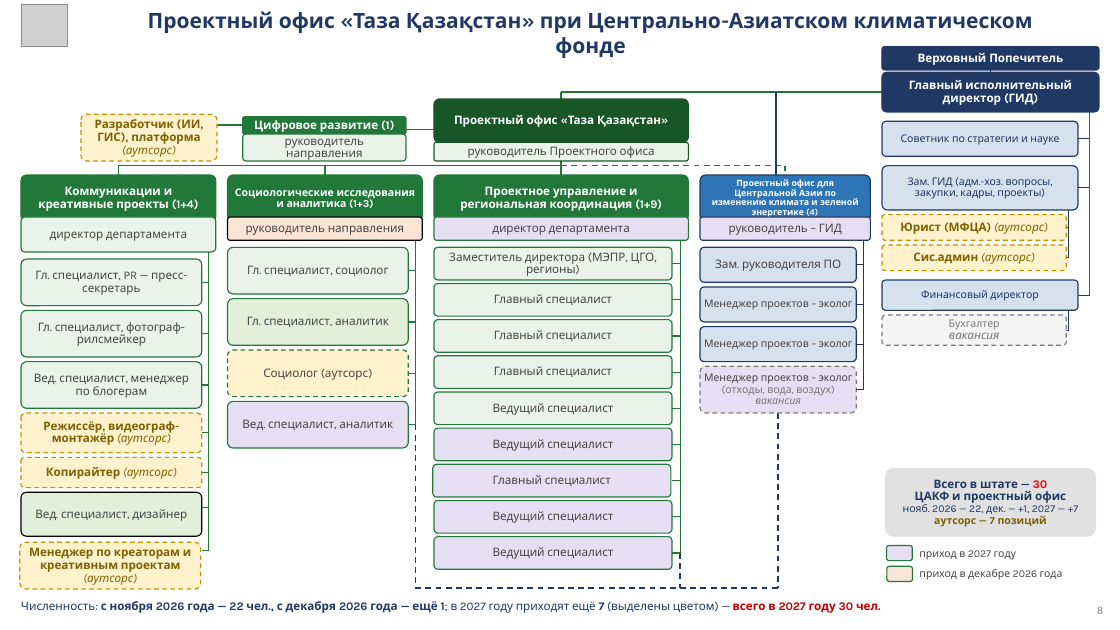
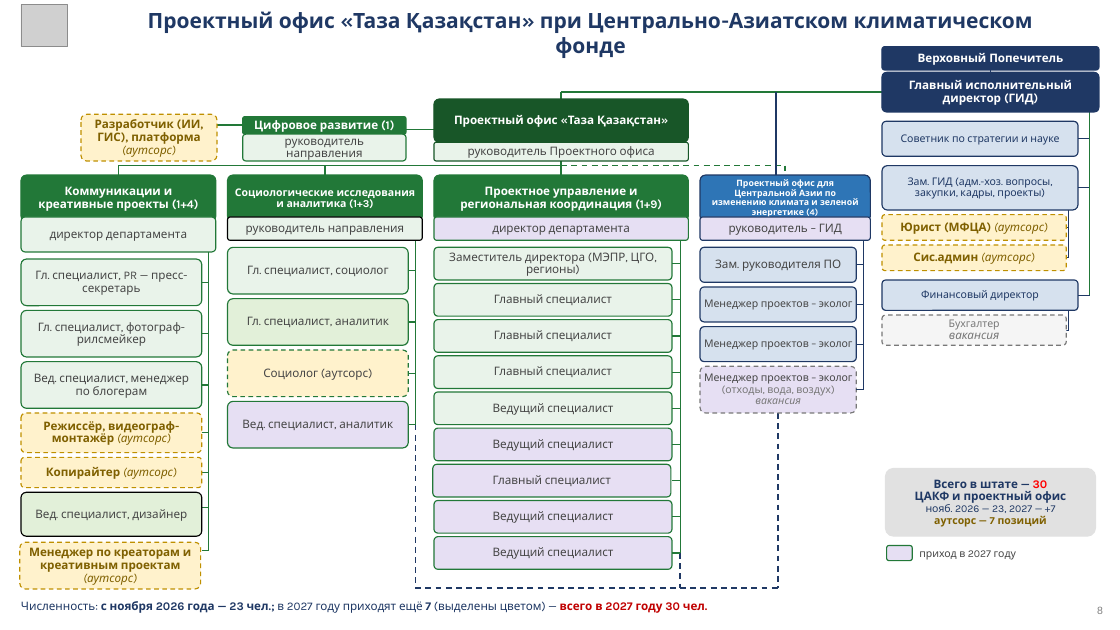
Before and after one commit to murat01042014/obsidian-vault, a slide deck: slide 8 of TAZA/_документы/Презентация Таза Қазақстан – Проектный офис.pptx. Drawn at 1120x630 pixels with LibreOffice and Linux fonts; fonts in the diff are those of the drawing; grey boxes stand for pictures. Boxes give left, top, right and bottom in pixels: in the first picture for what was removed or moved away, otherwise in the second. Text is boxed around its words. In the diff, an @@ line names an element or a change of style, - is before the commit and + after.

```diff
--- a/TAZA/_документы/Презентация Таза Қазақстан – Проектный офис.pptx
+++ b/TAZA/_документы/Презентация Таза Қазақстан – Проектный офис.pptx
@@ rounded rectangle "руководитель направления" at [228, 217, 423, 240]: fill #FBE5D6 to #E9F3EA @@
@@ text in rounded rectangle at [926, 504, 1055, 513]: text changed @@
-нояб. 2026 — 22, дек. — +1, 2027 — +7
+нояб. 2026 — 23, 2027 — +7
@@ rounded rectangle removed at [887, 566, 913, 581] @@
@@ text removed at [919, 569, 1063, 580] @@
-приход в декабре 2026 года
@@ text at [21, 601, 705, 613]: text changed; bold off @@
-Численность: с ноября 2026 года — 22 чел., с декабря 2026 года — ещё 1; в 2027 году приходят ещё 7 (выделены цветом) — всего в 2027 году 30 чел.
+Численность: с ноября 2026 года — 23 чел.; в 2027 году приходят ещё 7 (выделены цветом) — всего в 2027 году 30 чел.
```
Also in this commit, not shown: 2 other slides changed, 6 other files.
